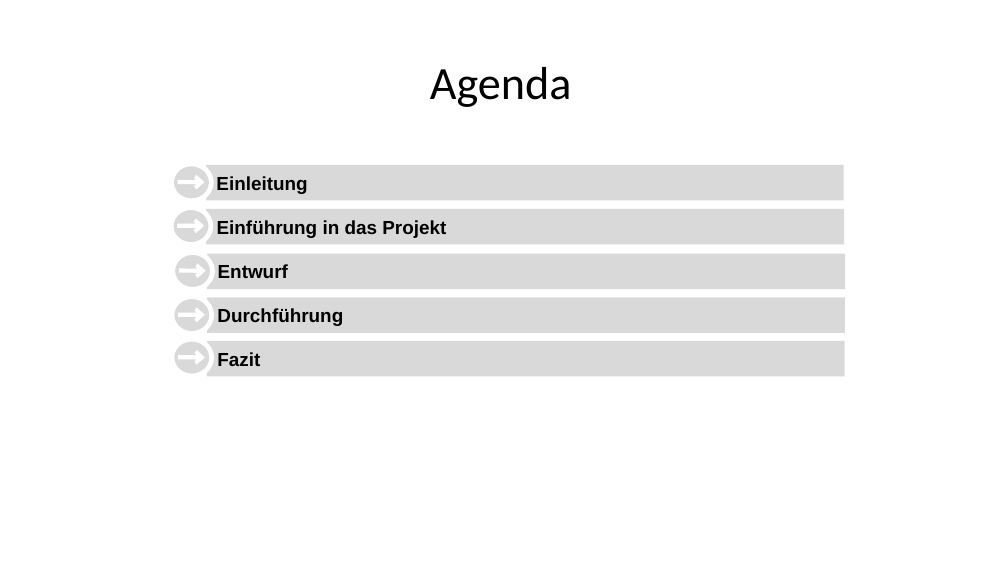
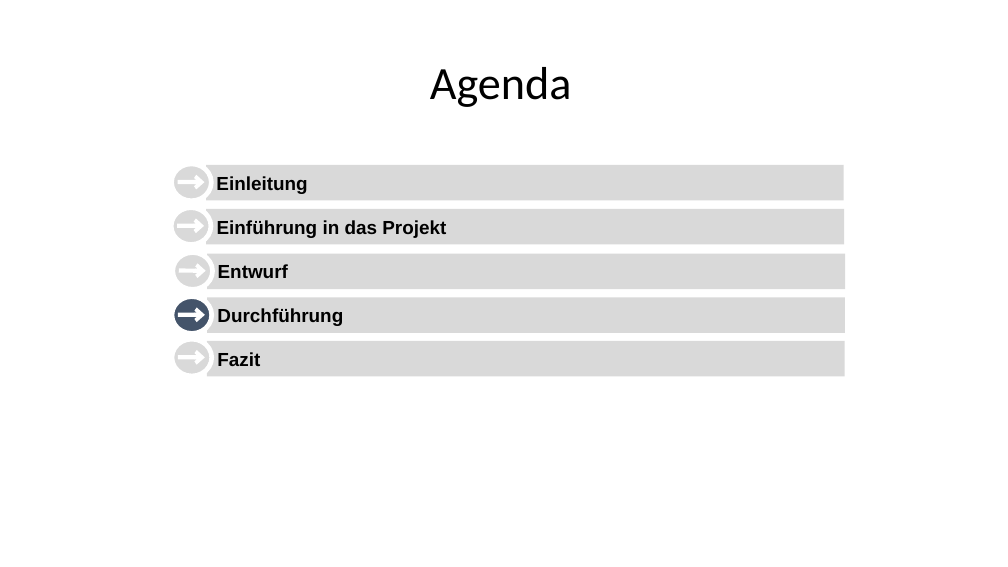
Before and after one commit to TobiasDrees/TrexSideScroller, a slide deck: slide 19 of Präsentation/Sidescroller.pptx. Drawn at 1008x567 pixels with LibreOffice and Linux fonts; fonts in the diff are those of the drawing; background and template pictures are left out. Boxes give left, top, right and bottom in pixels: in the first picture for what was removed or moved away, otherwise in the second. Text is boxed around its words. In the diff, an @@ line names an element or a change of style, - is before the commit and + after.

```diff
--- a/Präsentation/Sidescroller.pptx
+++ b/Präsentation/Sidescroller.pptx
@@ ellipse at (x1=172, y1=296, x2=212, y2=333): fill #D9D9D9 to #44546A @@
```
Also in this commit, not shown: 4 other slides changed.
